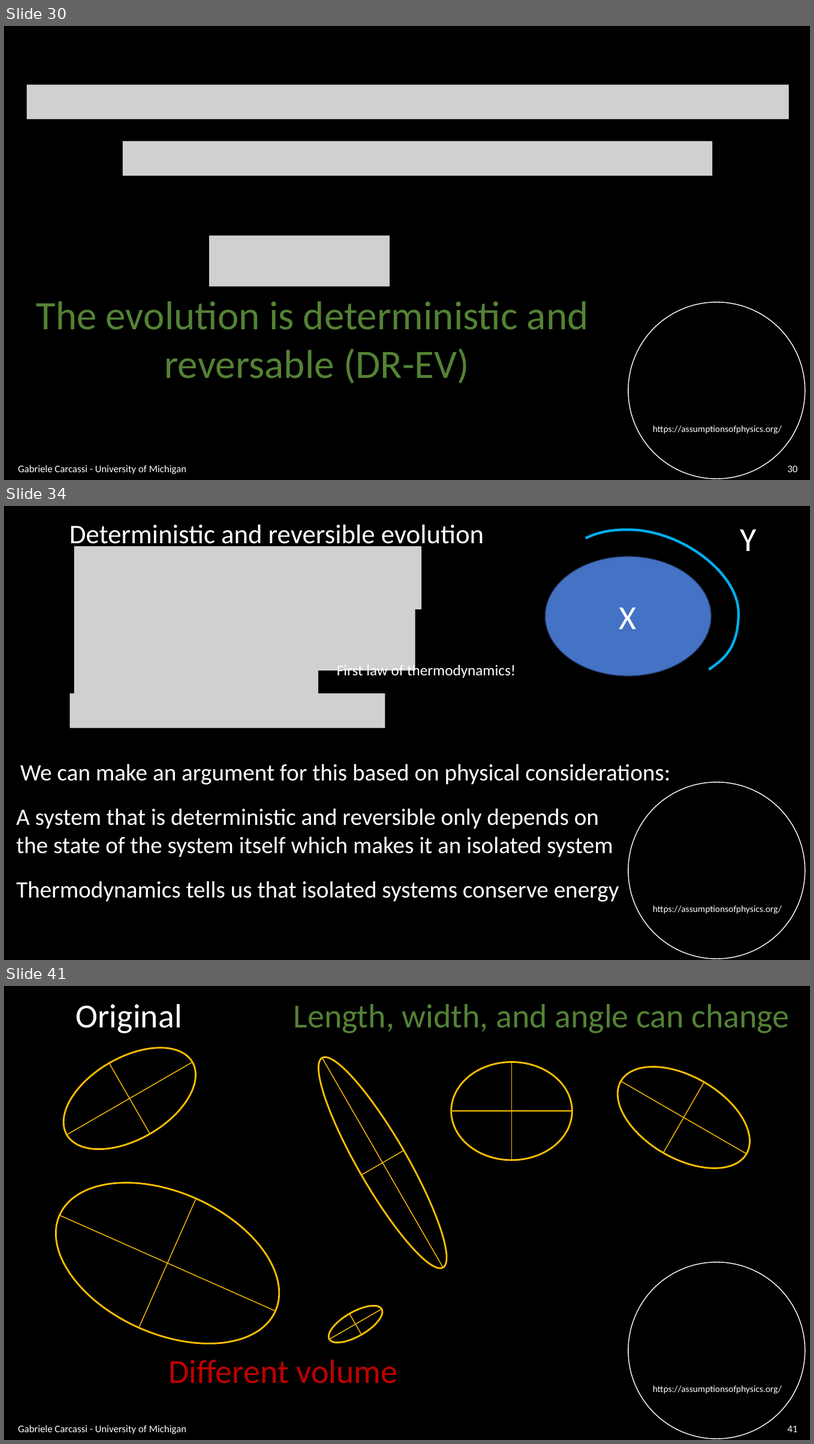
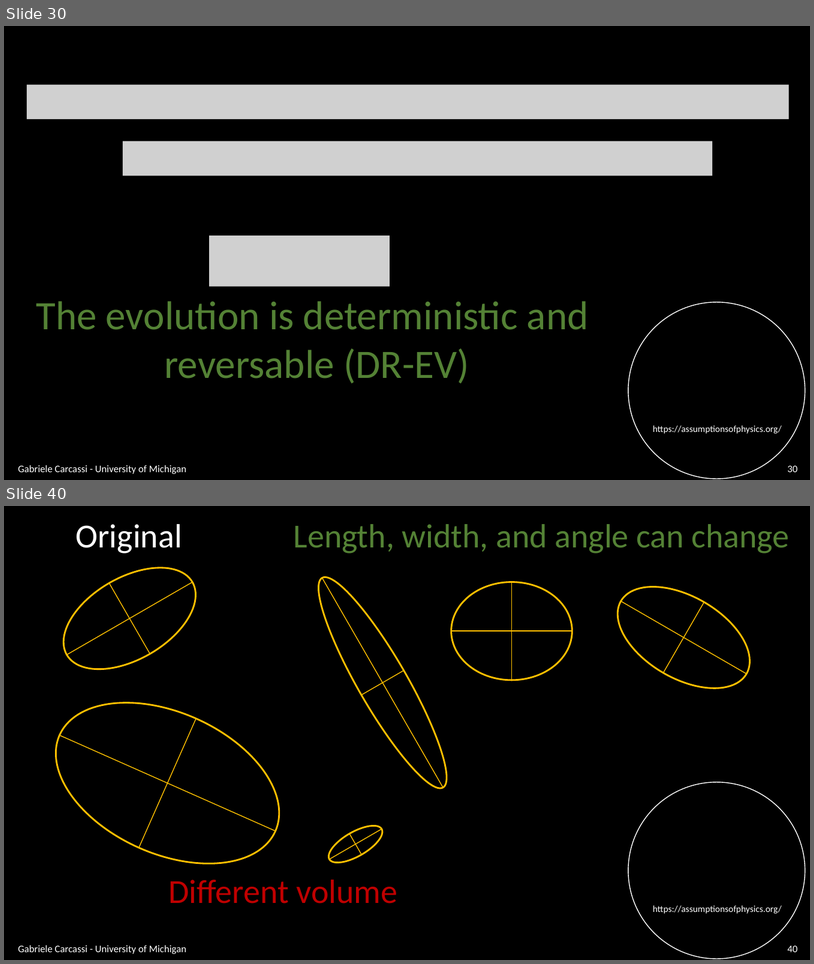
Before and after one commit to assumptionsofphysics/slides, a slide deck: BookCompanions-v2/RP-Class-3.pptx. Shown one above the other, each under a label of ours: slides 30, 34 and 41 before the commit, slides 30 and 40 after it; the slides between them are not shown. The pictures are 814x1444 and 814x964 pixels, drawn with LibreOffice and Linux fonts; fonts in the diff are those of the drawing; grey boxes stand for pictures; background and template pictures are left out. Boxes give left, top, right and bottom in pixels: in the first picture for what was removed or moved away, otherwise in the second. Text is boxed around its words. In the diff, an @@ line names an element or a change of style, - is before the commit and + after.

```diff
--- a/BookCompanions-v2/RP-Class-3.pptx
+++ b/BookCompanions-v2/RP-Class-3.pptx
@@ slide 34 removed at [4, 506, 810, 960], background #000000; not listed: 2 template elements that a slide beside it also shows @@
@@ text removed at [69, 525, 484, 550] @@
-Deterministic and reversible evolution
@@ group removed at [545, 529, 757, 676]: 2 texts, 1 ellipse, 1 freeform shape @@
-Y
-X
@@ picture removed at [74, 547, 422, 609] @@
@@ picture removed at [74, 607, 416, 670] @@
@@ picture removed at [74, 661, 318, 696] @@
@@ text removed at [337, 663, 516, 679] @@
-First law of thermodynamics!
@@ picture removed at [70, 694, 386, 728] @@
@@ text removed at [20, 763, 671, 784] @@
-We can make an argument for this based on physical considerations:
@@ text removed at [16, 808, 613, 857] @@
-A system that is deterministic and reversible only depends on
-the state of the system itself which makes it an isolated system
@@ text removed at [16, 880, 620, 901] @@
-Thermodynamics tells us that isolated systems conserve energy
@@ what was slide 41 is now slide 40 @@
@@ page number at [788, 945, 798, 952]: text changed @@
-41
+40
```
Also in this commit, not shown: 6 slides changed, 1 other slide removed, 1 other file.
